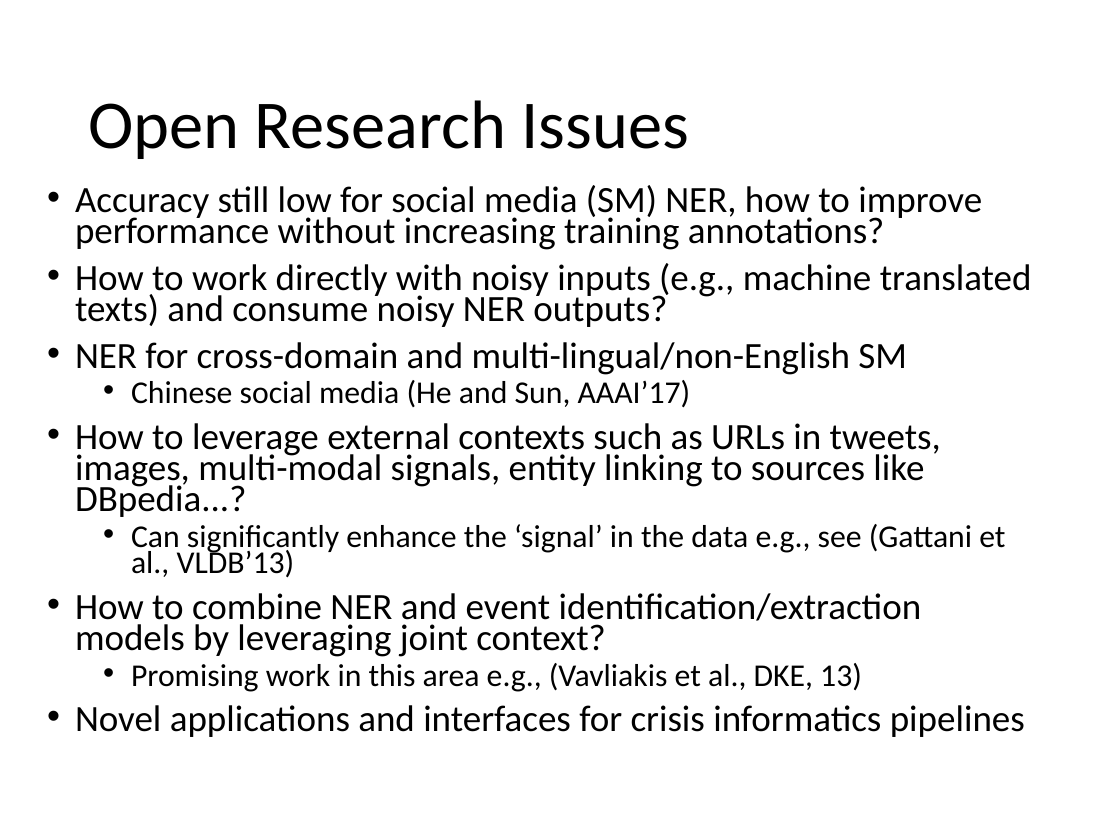
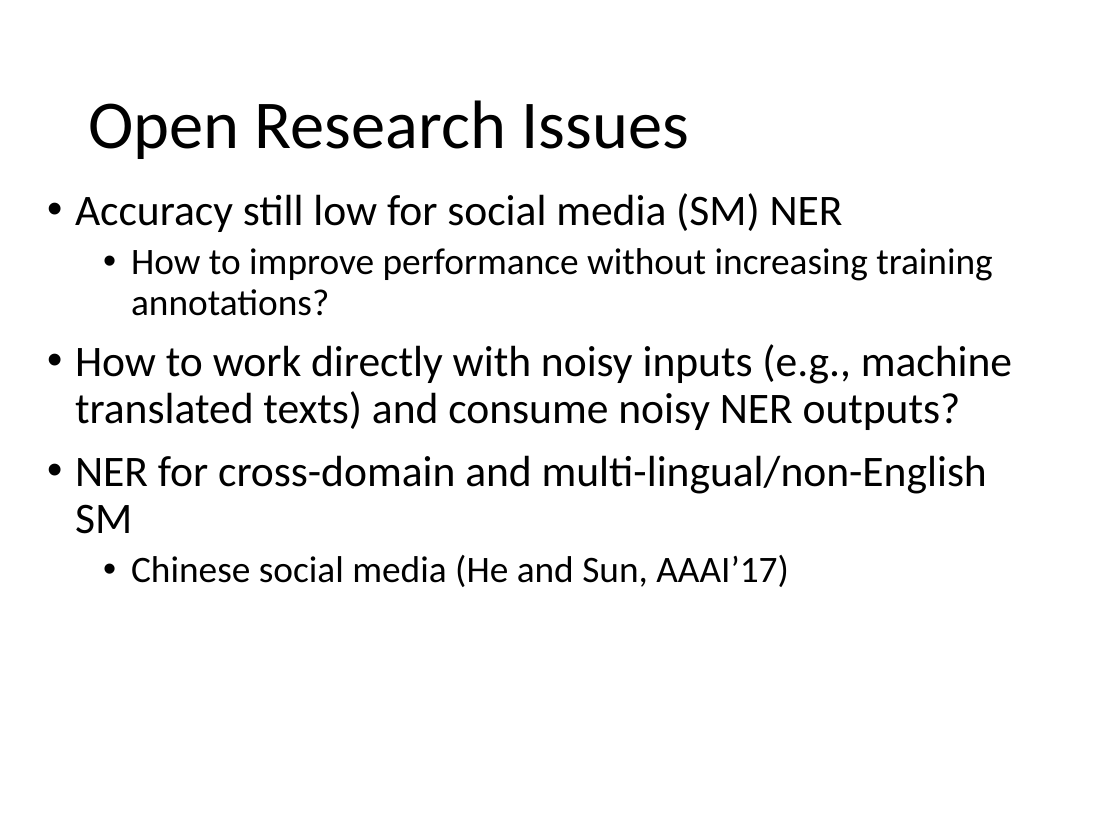
Before and after one commit to evhart/smasac-tutorial, a slide deck: slide 31 of slides/pptx/3-entity-extraction.pptx (slide 30 before the commit). Drawn at 1120x840 pixels with LibreOffice and Linux fonts; fonts in the diff are those of the drawing. Boxes give left, top, right and bottom in pixels: in the first picture for what was removed or moved away, otherwise in the second. Text is boxed around its words. In the diff, an @@ line names an element or a change of style, - is before the commit and + after.

Commit message:
some more changes to event extraction slides etc.

```diff
--- a/slides/pptx/3-entity-extraction.pptx
+++ b/slides/pptx/3-entity-extraction.pptx
@@ text at (75, 193, 992, 316): text changed; size 23.8 to 24 pt @@
-• Accuracy still low for social media (SM) NER, how to improve performance without increasing training annotations?
+• Accuracy still low for social media (SM) NER
+  • How to improve performance without increasing training annotations?
@@ text at (75, 344, 1012, 587): size 23.8 to 28 pt in "How to work directly with noisy inputs ...", "NER for cross-domain and multi-lingual/non-English SM"; size 20.4 to 24 pt in "Chinese social media (He and Sun, AAAI’17)"; line spacing 0.7 to 0.9 @@
@@ text at (75, 423, 1025, 737): paragraphs removed @@
-• How to leverage external contexts such as URLs in tweets, images, multi-modal signals, entity linking to sources like DBpedia...?
-  • Can significantly enhance the ‘signal’ in the data e.g., see (Gattani et al., VLDB’13)
-• How to combine NER and event identification/extraction models by leveraging joint context?
-  • Promising work in this area e.g., (Vavliakis et al., DKE, 13)
-• Novel applications and interfaces for crisis informatics pipelines
```
Also in this commit, not shown: 16 other slides changed, 2 slides added, 1 other file.
